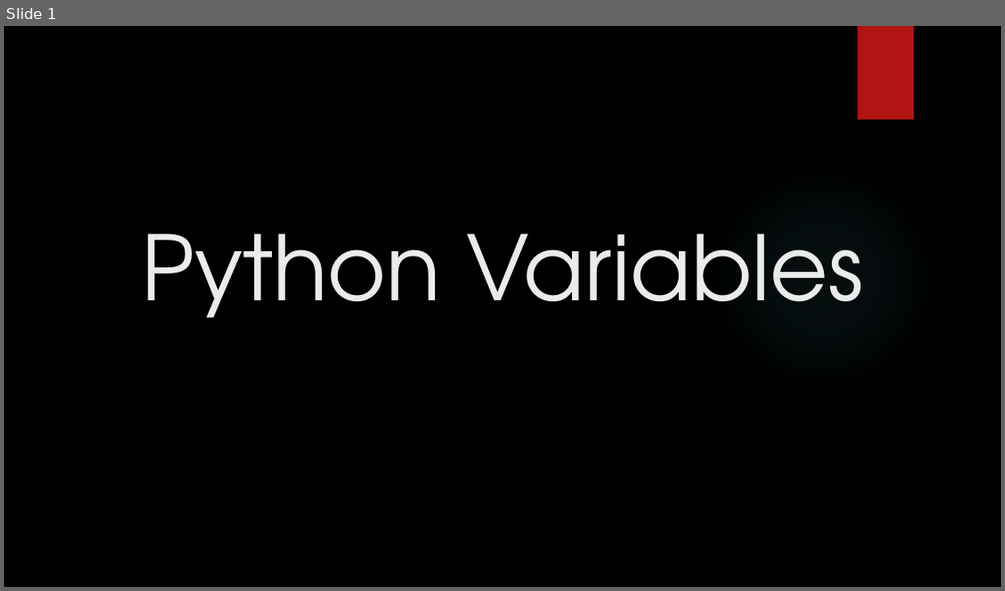
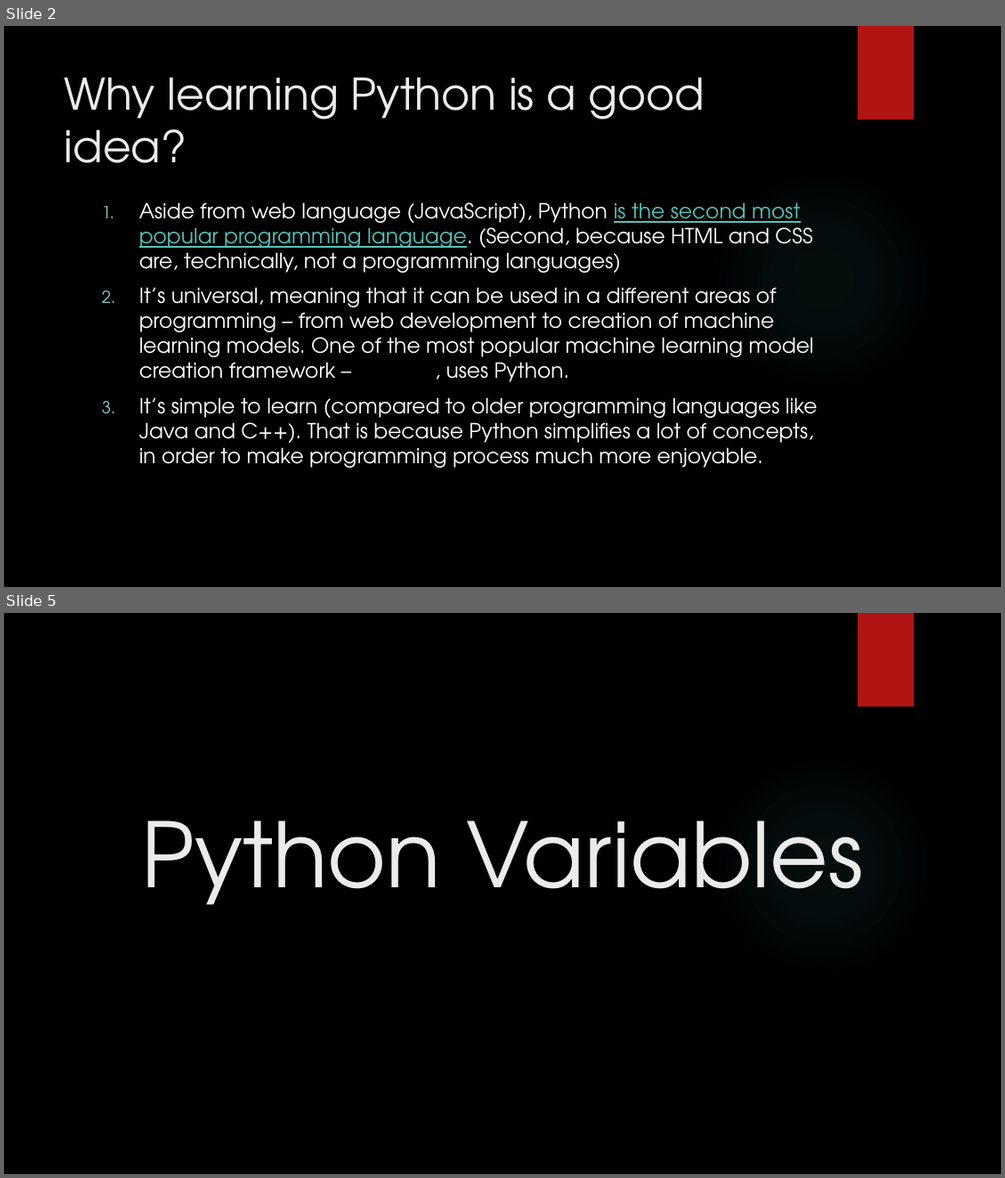
Before and after one commit to D-Voronkov-Official/Learning-Python, a slide deck: Presentations/Variables.pptx. Shown one above the other, each under a label of ours: slide 1 before the commit, slides 2 and 5 after it; the slides between them are not shown. The pictures are 1005x591 and 1005x1178 pixels, drawn with LibreOffice and Linux fonts; fonts in the diff are those of the drawing; background and template pictures are left out. Boxes give left, top, right and bottom in pixels: in the first picture for what was removed or moved away, otherwise in the second. Text is boxed around its words. In the diff, an @@ line names an element or a change of style, - is before the commit and + after.

Commit message:
Added Python advantages and explanation of what function is

```diff
--- a/Presentations/Variables.pptx
+++ b/Presentations/Variables.pptx
@@ slide 2 added at <box>4,26,1001,587</box>, background picture (left out); not listed: 2 template elements that a slide beside it also shows @@
@@ title added at <box>65,77,705,163</box>, 42 pt, text #EBEBEB @@
+Why learning Python is a good idea?
@@ text added at <box>139,202,817,467</box>, 20 pt, text #FFFFFF @@
+1. Aside from web language (JavaScript), Python is the second most popular programming language. (Second, because HTML and CSS are, technically, not a programming languages)
+2. It’s universal, meaning that it can be used in a different areas of programming – from web development to creation of machine learning models. One of the most popular machine learning model creation framework – PyTorch, uses Python.
+3. It’s simple to learn (compared to older programming languages like Java and C++). That is because Python simplifies a lot of concepts, in order to make programming process much more enjoyable.
@@ what was slide 1 is now slide 5 @@
```
Also in this commit, not shown: 2 slides changed, 6 other slides added.
